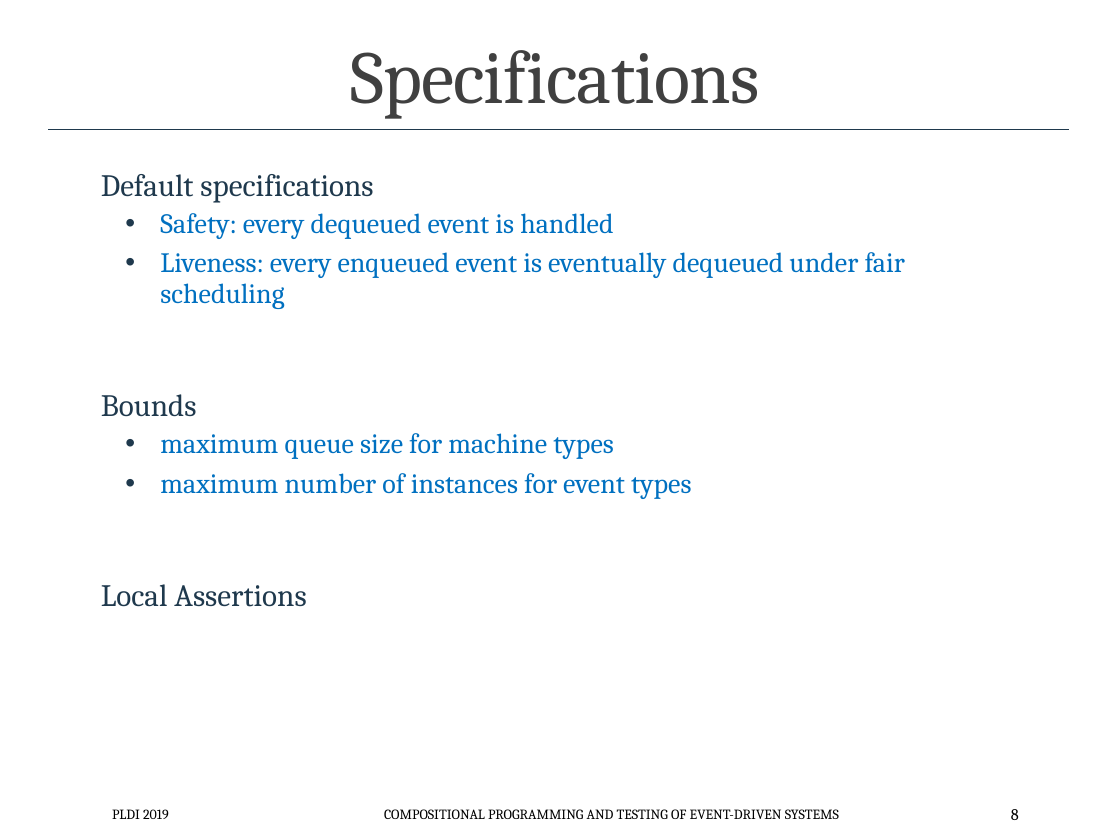
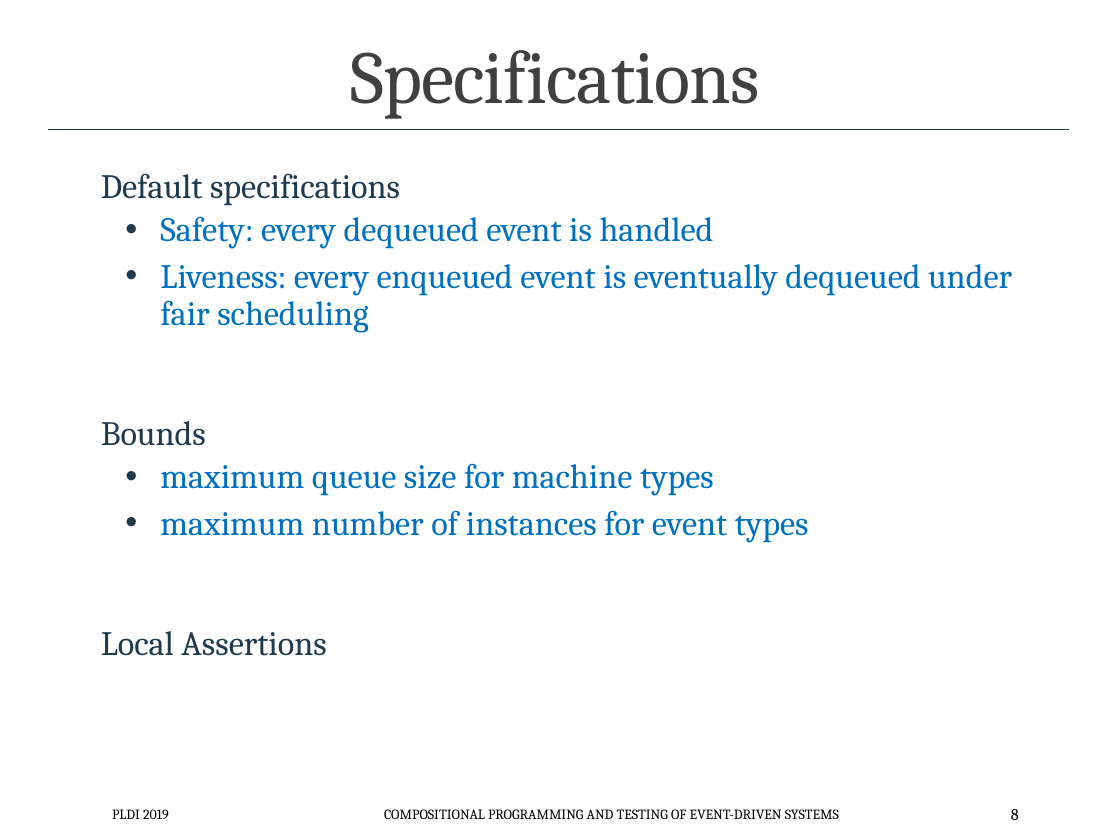
Before and after one commit to p-org/plditutorial, a slide deck: slide 8 of Presentations/2 - PLanguage.pptx. Drawn at 1120x840 pixels with LibreOffice and Linux fonts; fonts in the diff are those of the drawing. Boxes give left, top, right and bottom in pixels: in the first picture for what was removed or moved away, otherwise in the second. Text is boxed around its words. In the diff, an @@ line names an element or a change of style, - is before the commit and + after.

```diff
--- a/Presentations/2 - PLanguage.pptx
+++ b/Presentations/2 - PLanguage.pptx
@@ text "Default specifications" at [101,173,1012,656]: size 20 to 22 pt in "Default specifications", "Bounds", "Local Assertions"; size 18 to 22 pt in "Safety: every dequeued event is handled", "Liveness: every enqueued event is eventually dequeued ...", "maximum queue size for machine types", "maximum number of instances for event types" @@
```
Also in this commit, not shown: 2 other files.
